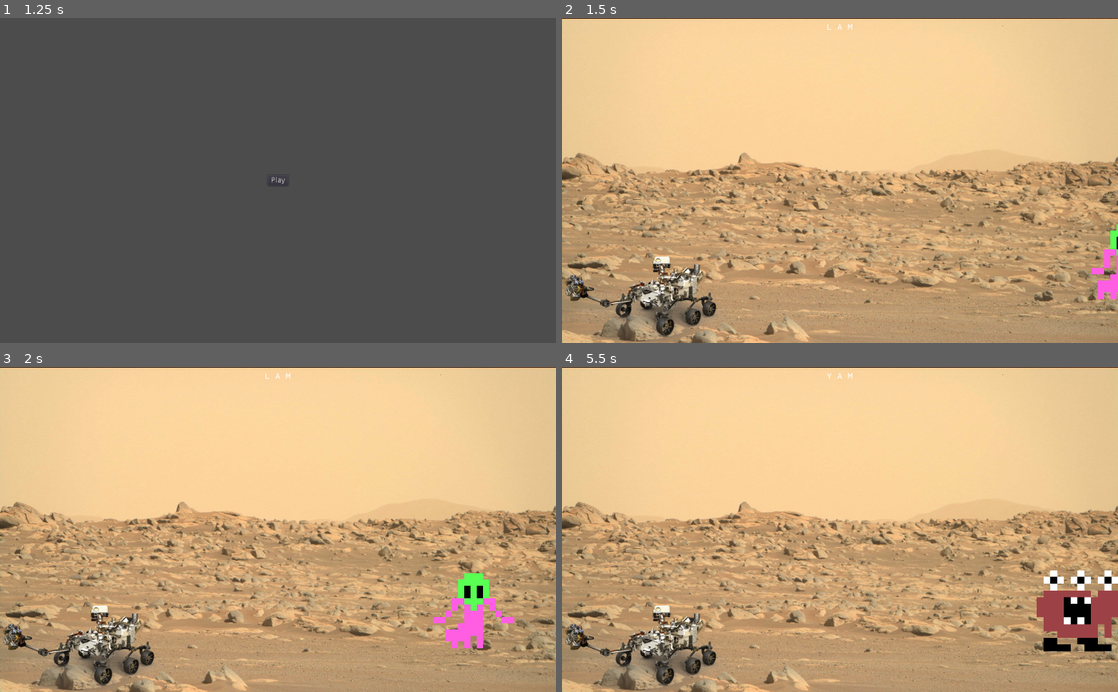
Above: before the commit, frames 1-4 (two rows, left to right).
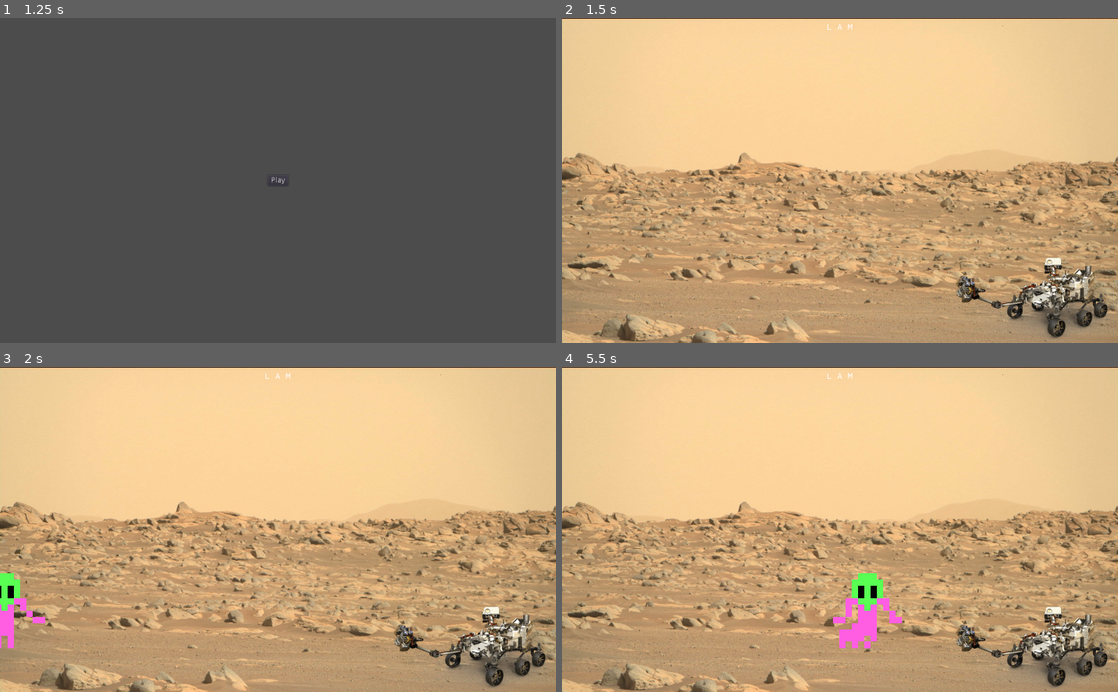
Above: after the commit, the same moments.

Repository: the-g-force/FamJam-February2021
Game: Godot game, scene res://src/SplashScreen.tscn
The game is run twice, just before and just after one commit, with the same random seed, the same clock (stepped at 60 frames per second) and the same inputs.
Inputs (mouse positions are in pixels of both pictures, inside the frame that each line leads up to):
- Up to frame 1 (1.25 s): tap Enter at 0.5 s; move the mouse to (400, 164) at 0.52 s; click (400, 164) at 0.67 s
- Up to frame 2 (1.5 s): click "Play" at 1.25 s
- Up to frame 3 (2 s): no input
- Up to frame 4 (5.5 s): move the mouse to (728, 545) at 2.02 s; click (728, 545) at 2.17 s; move the mouse to (895, 458) at 2.77 s; click (895, 458) at 2.92 s; move the mouse to (812, 594) at 3.52 s; click (812, 594) at 3.67 s; move the mouse to (1006, 578) at 4.27 s; click (1006, 578) at 4.42 s; click (840, 545) at 5 s, where only the run before the commit has a clickable "Play Again"

Frame 1 is identical in both runs. In frame 2, 5.9% of the frame differs, in the area x 0-100%, y 63-99%; in frame 3, 7.2%; in frame 4, 8.6%, in the area x 0-100%, y 1-99%.

Commit message:
Add aliens go from left to right

Diff:
--- a/project/src/GameOverScene.gd
+++ b/project/src/GameOverScene.gd
@@ -1,4 +1,10 @@
 extends Control
+
+var target := "rover"
+
+
+func _ready():
+	$Label.text = "Oh no! The aliens got your "+target+"!"
 
 
 func _on_Button_pressed():
--- a/project/src/GameOverScene.tscn
+++ b/project/src/GameOverScene.tscn
@@ -15,11 +15,12 @@
 anchor_top = 0.5
 anchor_right = 0.5
 anchor_bottom = 0.5
-margin_left = -38.5
+margin_left = -160.5
 margin_top = -7.0
-margin_right = 38.5
+margin_right = 160.5
 margin_bottom = 7.0
 text = "Game Over!"
+align = 1
 __meta__ = {
 "_edit_use_anchors_": false
 }
--- a/project/src/GameplayLevel.tscn
+++ b/project/src/GameplayLevel.tscn
@@ -9,7 +9,7 @@
 
 [sub_resource type="Animation" id=1]
 resource_name = "AlienAttack"
-length = 3.0
+length = 6.0
 tracks/0/type = "value"
 tracks/0/path = NodePath("AlienSlot:position")
 tracks/0/interp = 1
@@ -17,10 +17,10 @@
 tracks/0/imported = false
 tracks/0/enabled = true
 tracks/0/keys = {
-"times": PoolRealArray( 0, 3 ),
+"times": PoolRealArray( 0, 6 ),
 "transitions": PoolRealArray( 1, 1 ),
 "update": 0,
-"values": [ Vector2( 1100, 450 ), Vector2( 100, 450 ) ]
+"values": [ Vector2( -100, 450 ), Vector2( 850, 450 ) ]
 }
 
 [node name="GameplayLevel" type="Control"]
@@ -39,13 +39,13 @@
 }
 
 [node name="Rover" type="Sprite" parent="."]
-position = Vector2( 155.149, 521.375 )
+position = Vector2( 875.962, 524.045 )
 texture = ExtResource( 4 )
 
 [node name="FancyWord" parent="." instance=ExtResource( 1 )]
 
 [node name="AlienSlot" type="Node2D" parent="."]
-position = Vector2( 100, 450 )
+position = Vector2( -100, 450 )
 
 [node name="AnimationPlayer" type="AnimationPlayer" parent="."]
 anims/AlienAttack = SubResource( 1 )
